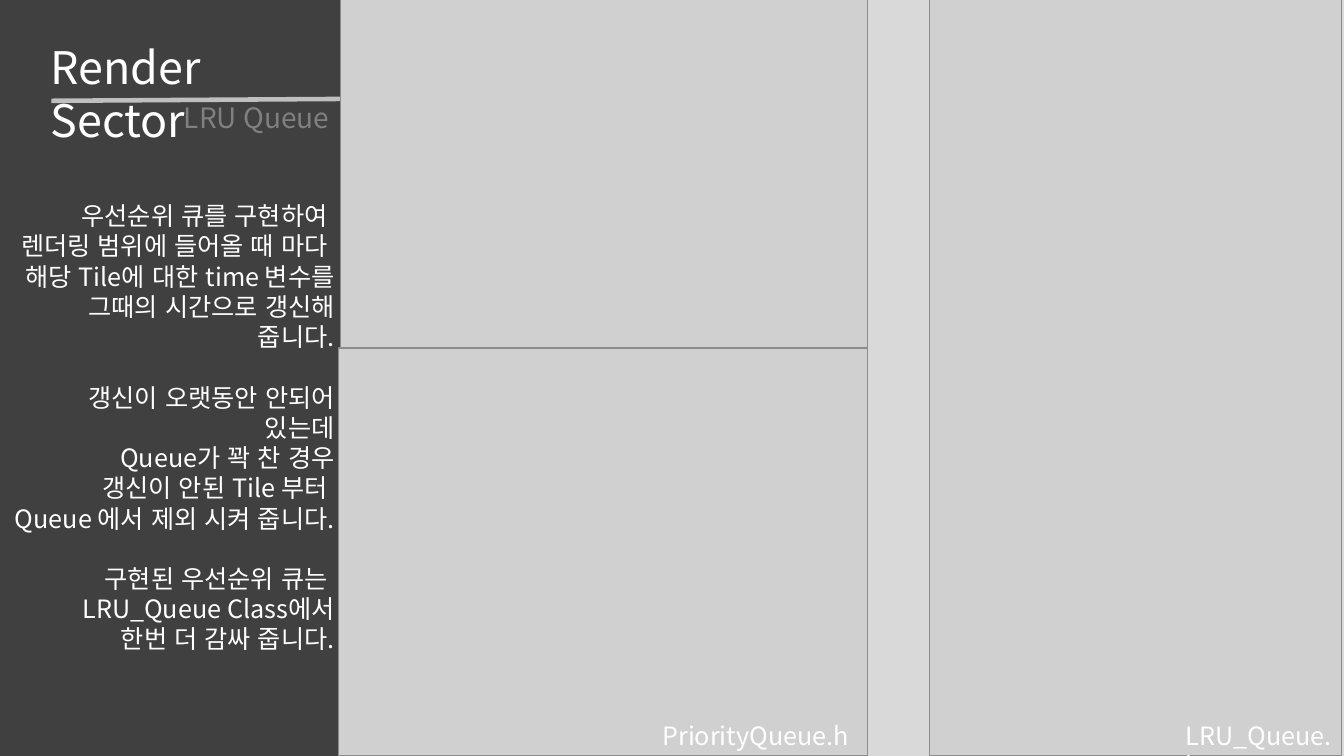
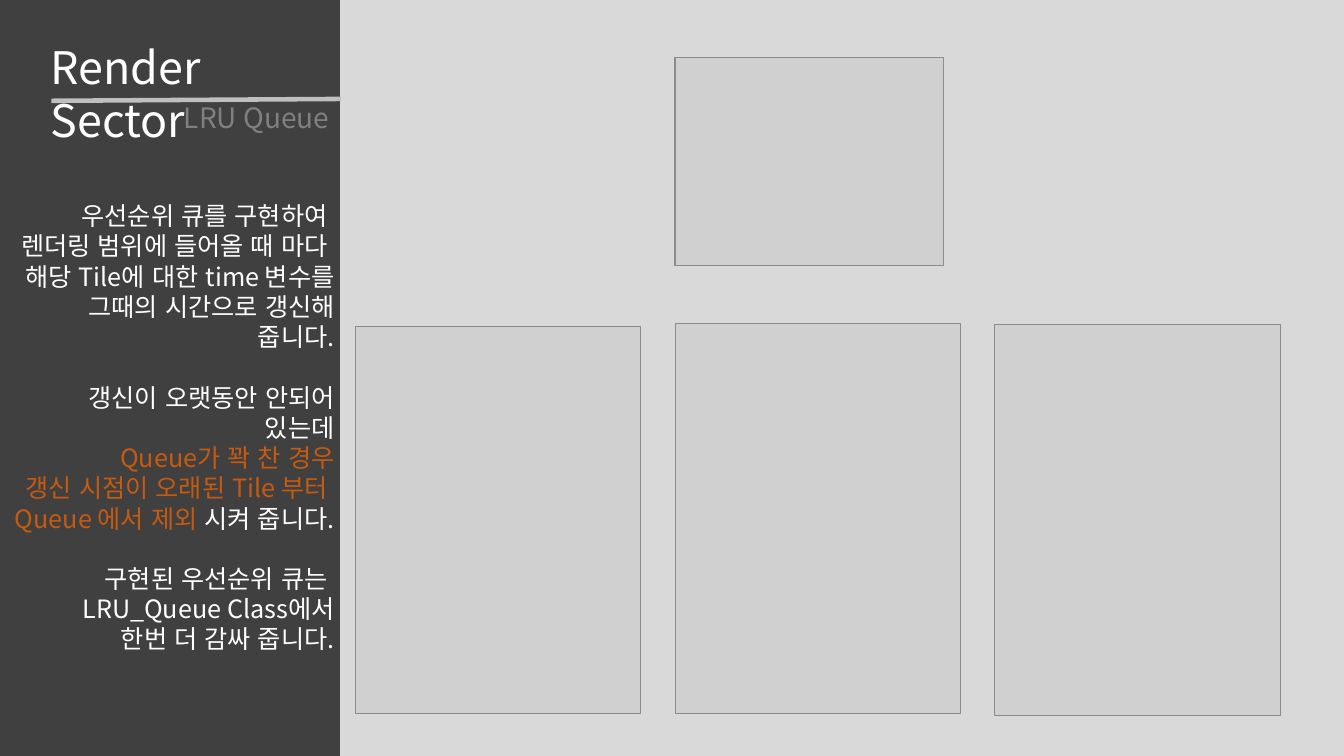
Before and after one commit to roka0105/Team.Yggdrasil_Server, a slide deck: slide 9 of 최예람 포트폴리오.pptx (slide 14 before the commit). Drawn at 1344x756 pixels with LibreOffice and Linux fonts; fonts in the diff are those of the drawing; grey boxes stand for pictures. Boxes give left, top, right and bottom in pixels: in the first picture for what was removed or moved away, otherwise in the second. Text is boxed around its words. In the diff, an @@ line names an element or a change of style, - is before the commit and + after.

```diff
--- a/최예람 포트폴리오.pptx
+++ b/최예람 포트폴리오.pptx
@@ picture removed at <box>341,0,868,348</box> @@
@@ picture removed at <box>930,0,1342,756</box> @@
@@ picture added at <box>676,57,945,265</box> @@
@@ picture added at <box>355,327,640,714</box> @@
@@ picture added at <box>676,324,961,715</box> @@
@@ picture added at <box>995,325,1280,716</box> @@
@@ picture removed at <box>339,348,868,756</box> @@
@@ text at <box>15,446,335,533</box>: text colour #FFFFFF to #C55A11 in "Queue가 꽉 찬 경우", "Queue 에서 제외" @@
@@ text at <box>26,476,327,499</box>: text changed; text colour #FFFFFF to #C55A11 @@
-갱신이 안된 Tile 부터
+갱신 시점이 오래된 Tile 부터
@@ text removed at <box>662,725,849,750</box> @@
-PriorityQueue.h
@@ text removed at <box>1186,727,1332,749</box> @@
-LRU_Queue.h
```
Also in this commit, not shown: 12 other slides changed, 3 slides added, 4 other files.
